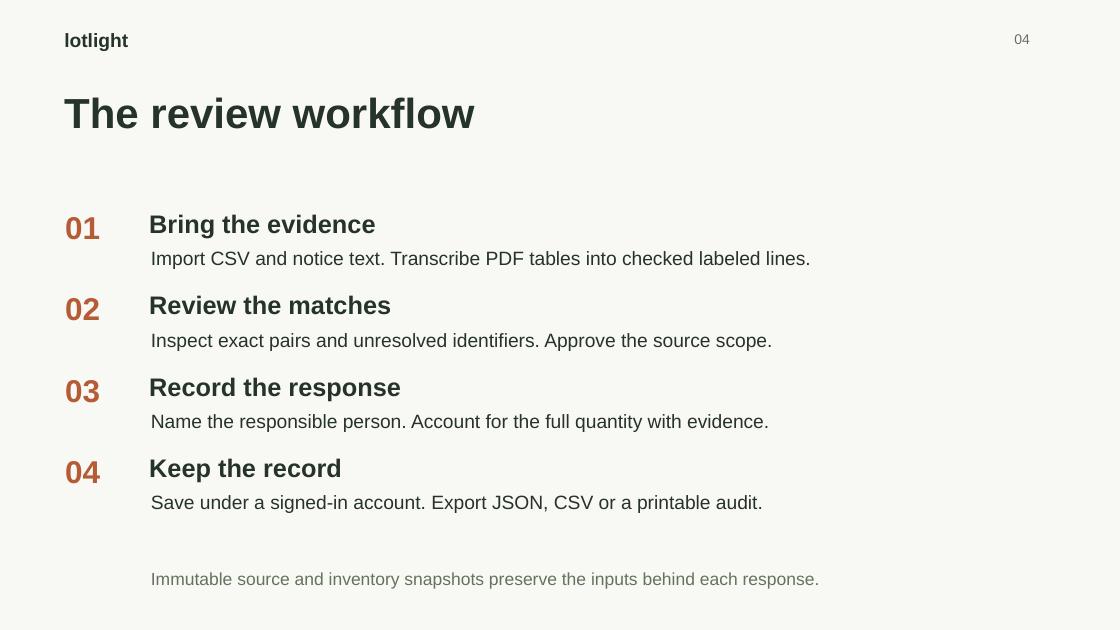
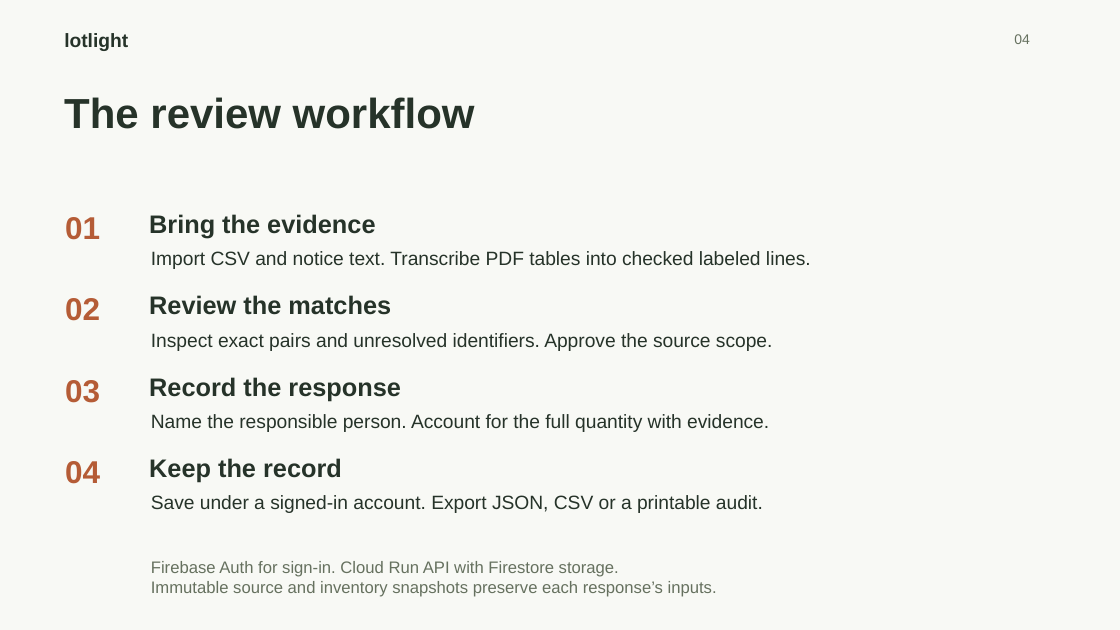
Before and after one commit to shi1720/DSH-Hacks-V2, a slide deck: slide 4 of submission/Lotlight-Pitch.pptx. Drawn at 1120x630 pixels with LibreOffice and Linux fonts; fonts in the diff are those of the drawing. Boxes give left, top, right and bottom in pixels: in the first picture for what was removed or moved away, otherwise in the second. Text is boxed around its words. In the diff, an @@ line names an element or a change of style, - is before the commit and + after.

Commit message:
Deploy Lotlight on Firebase with verified accounts and narrated demo

```diff
--- a/submission/Lotlight-Pitch.pptx
+++ b/submission/Lotlight-Pitch.pptx
@@ text at [151, 561, 717, 597]: text changed; size 15 to 14.2 pt @@
-Immutable source and inventory snapshots preserve the inputs behind each response.
+Firebase Auth for sign-in. Cloud Run API with Firestore storage.
+Immutable source and inventory snapshots preserve each response’s inputs.
```
Also in this commit, not shown: 2 other slides changed, 54 other files.
